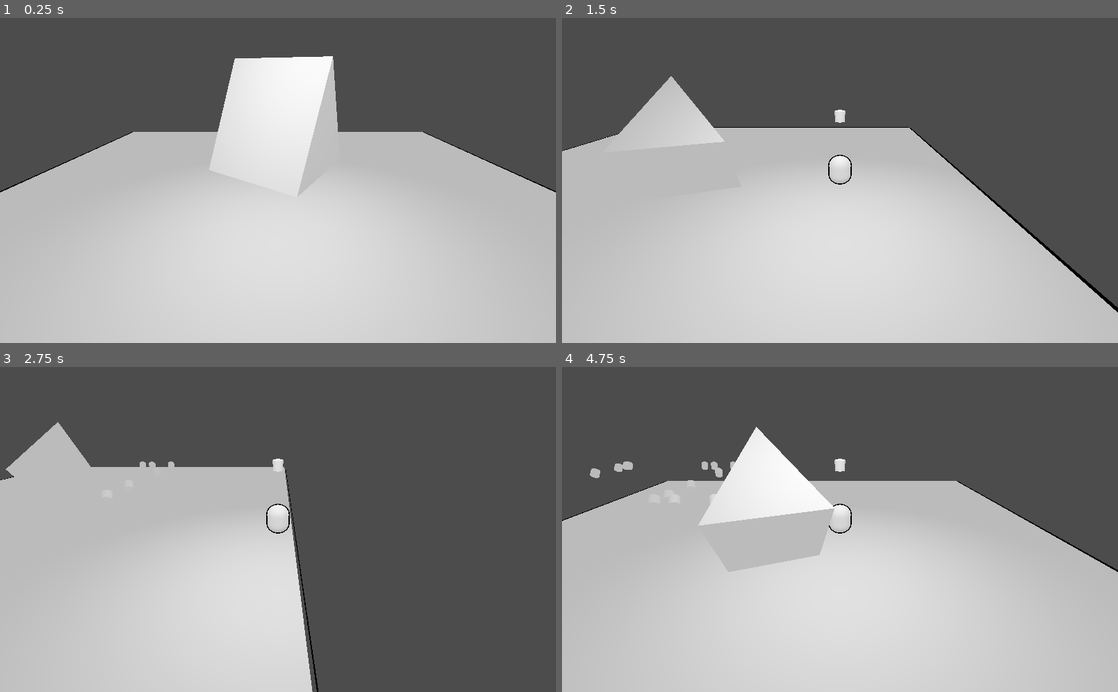
Above: before the commit, frames 1-4 (two rows, left to right).
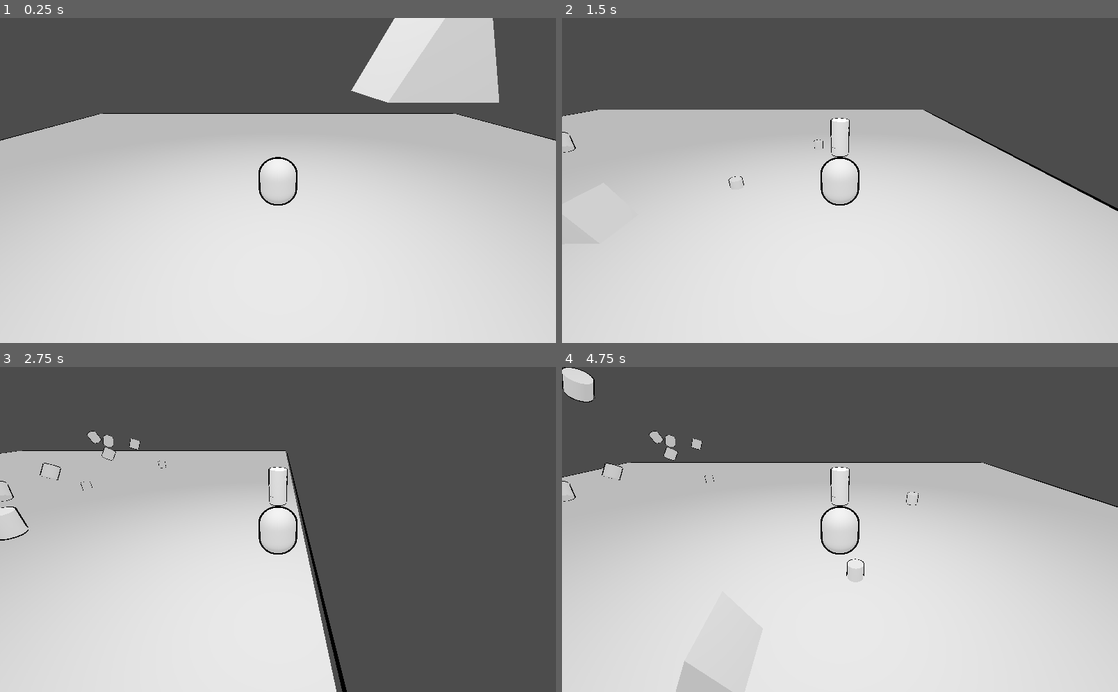
Above: after the commit, the same moments.

Repository: dralimazing/itsnotgripping
Game: Godot game, scene res://RoomRoot.tscn
The game is run twice, just before and just after one commit, with the same random seed, the same clock (stepped at 60 frames per second) and the same inputs.
Inputs (mouse positions are in pixels of both pictures, inside the frame that each line leads up to):
- Up to frame 1 (0.25 s): no input
- Up to frame 2 (1.5 s): tap Enter (ui_accept) at 0.5, 1.35 s; move the mouse to (962, 164) at 0.52 s; hold Right (ui_right) 0.53-1.28 s; hold Enter (ui_accept) 0.53-1.28 s; click (962, 164) at 0.67 s; move the mouse to (728, 196) at 1.27 s; hold Down (ui_down) from 1.28 s (still down); click (728, 196) at 1.42 s
- Up to frame 3 (2.75 s): tap Enter (ui_accept) at 1.52, 1.82 s; move the mouse to (333, 458) at 2.02 s; release Down (ui_down) at 2.03 s; hold Right (ui_right) from 2.03 s (still down); hold Enter (ui_accept) from 2.03 s (still down); click (333, 458) at 2.17 s
- Up to frame 4 (4.75 s): move the mouse to (812, 594) at 2.77 s; release Right (ui_right) at 2.78 s; release Enter (ui_accept) at 2.78 s; hold Up (ui_up) 2.78-3.53 s; tap Enter (ui_accept) at 2.85, 3.02, 3.32, 4.35, 4.52 s; click (812, 594) at 2.92 s; move the mouse to (1006, 578) at 3.52 s; hold Enter (ui_accept) 3.53-4.28 s; hold Left (ui_left) from 3.53 s (still down); click (1006, 578) at 3.67 s; move the mouse to (673, 480) at 4.27 s; click (673, 480) at 4.42 s

The runs differ from the first frame. In frame 1, 19% of the frame differs, in the area x 0-100%, y 0-100%; in frame 2, 12%; in frame 3, 5.6%; in frame 4, 16%.
Error after the commit: Invalid get index 'position' (on base: 'Dictionary'). (res://InterpolatedCamera.gd:37)

Commit message:
hinges and spawning stuff

Diff:
--- /dev/null
+++ b/InterpolatedCamera.gd
@@ -0,0 +1,50 @@
+extends InterpolatedCamera
+
+var mouse = Vector2();
+var spawnPos = Vector3();
+var spawnNorm = Vector3();
+
+var object = preload("res://instanceTest.tscn");
+var hingeObj = preload("res://hingeObject.tscn");
+var playerObj;
+
+
+
+func _input(event):
+	if event is InputEventMouse:
+		mouse = event.position
+	if event is InputEventMouseButton and event.is_pressed():
+		if event.button_index == BUTTON_LEFT:
+			getSelection();
+			createIns(spawnPos,spawnNorm);
+
+
+# Called when the node enters the scene tree for the first time.
+func _ready():
+	 playerObj = get_tree().root.get_node('RoomRoot/Spatial');
+
+
+# Called every frame. 'delta' is the elapsed time since the previous frame.
+#func _process(delta):
+#	pass
+
+func getSelection():
+	var worldSpace = get_world().direct_space_state;
+	var start = project_ray_origin(mouse);
+	var end = project_position(mouse, 1000);
+	var result = worldSpace.intersect_ray(start, end);
+	print(result);
+	spawnPos = result.position;
+	spawnNorm = result.normal;
+
+func createIns(pos, rot):
+	var newThing = object.instance();
+	var newHinge = hingeObj.instance();
+	get_tree().root.add_child(newHinge);
+	get_tree().root.add_child(newThing);
+	newThing.global_translation = pos;
+	newThing.global_rotation = rot;
+	newThing.scale= Vector3(0.1,0.1,0.1);
+	newHinge.global_translation = pos;
+	newHinge.set('nodes/node_a', playerObj.get_path());
+	newHinge.set("nodes/node_b", newThing.get_path());
--- a/RayCast.gd
+++ b/RayCast.gd
@@ -14,12 +14,12 @@
 
 # Called when the node enters the scene tree for the first time.
 func _process(delta):
-	print(positions);
-	print(normal);
+#	print(positions);
+#	print(normal);
 	positions = get_collision_point();
 	normal = get_collision_normal();
-	get_node("CSGMesh").global_translation = positions;
-	get_node("CSGMesh").global_rotation = normal;
+#	get_node("Spatial").global_translation = positions;
+#	get_node("Spatial").global_rotation = normal;
 
 
 func createIns(pos, rot):
--- a/RoomRoot.tscn
+++ b/RoomRoot.tscn
@@ -1,8 +1,9 @@
-[gd_scene load_steps=10 format=2]
+[gd_scene load_steps=12 format=2]
 
 [ext_resource path="res://player.gd" type="Script" id=1]
 [ext_resource path="res://RayCast.gd" type="Script" id=2]
 [ext_resource path="res://toon.tres" type="Material" id=3]
+[ext_resource path="res://InterpolatedCamera.gd" type="Script" id=4]
 
 [sub_resource type="BoxShape" id=1]
 extents = Vector3( 1, 0.0687856, 1 )
@@ -11,16 +12,19 @@
 size = Vector3( 20, 20, 20 )
 
 [sub_resource type="CapsuleShape" id=3]
-radius = 1.04936
-height = 0.166873
+radius = 0.247597
+height = 0.48904
 
 [sub_resource type="CapsuleMesh" id=4]
-
-[sub_resource type="PrismMesh" id=5]
 
 [sub_resource type="Environment" id=6]
 ambient_light_color = Color( 1, 1, 1, 1 )
 ambient_light_energy = 0.5
+
+[sub_resource type="PrismMesh" id=5]
+
+[sub_resource type="BoxShape" id=7]
+margin = 0.1
 
 [node name="RoomRoot" type="Spatial"]
 
@@ -49,10 +53,11 @@
 material = ExtResource( 3 )
 
 [node name="InterpolatedCamera" type="InterpolatedCamera" parent="KinematicBody"]
-transform = Transform( 0.997277, 0, 0, 0, 0.89513, 0.439663, 0, -0.439663, 0.89513, 0, 1.94019, 4.55235 )
+transform = Transform( 0.997277, 0, 0, 0, 0.895131, 0.439663, 0, -0.439663, 0.895131, 0, 1.29457, 2.68376 )
 current = true
 target = NodePath("..")
 process_mode = 0
+script = ExtResource( 4 )
 
 [node name="SpotLight" type="SpotLight" parent="KinematicBody"]
 transform = Transform( 0.997277, 0, 0, 0, 0.424935, 0.902215, 0, -0.902215, 0.424935, 0, 4.98751, 2.44241 )
@@ -65,10 +70,18 @@
 cast_to = Vector3( 0, -2.864, 0 )
 script = ExtResource( 2 )
 
-[node name="CSGMesh" type="CSGMesh" parent="RayCast"]
-transform = Transform( 0.371143, 0, 0, 0, 0.310618, 0, 0, 0, 0.310618, 0, 3.98054, 1.32389 )
+[node name="WorldEnvironment" type="WorldEnvironment" parent="."]
+environment = SubResource( 6 )
+
+[node name="Spatial" type="RigidBody" parent="."]
+transform = Transform( 1, 0, 0, 0, 1, 0, 0, 0, 1, 0.736323, 2.25778, 1.32389 )
+mass = 5.0
+
+[node name="CSGMesh" type="CSGMesh" parent="Spatial"]
+transform = Transform( 0.247944, 0, 0, 0, 0.247944, 0, 0, 0, 0.28762, 0, 0, 0 )
 calculate_tangents = false
 mesh = SubResource( 5 )
 
-[node name="WorldEnvironment" type="WorldEnvironment" parent="."]
-environment = SubResource( 6 )
+[node name="CollisionShape" type="CollisionShape" parent="Spatial"]
+transform = Transform( 0.247944, 0, 0, 0, 0.247944, 0, 0, 0, 0.28762, 0, 0, 0 )
+shape = SubResource( 7 )
--- /dev/null
+++ b/hingeObject.tscn
@@ -0,0 +1,6 @@
+[gd_scene format=2]
+
+[node name="higne" type="ConeTwistJoint"]
+collision/exclude_nodes = false
+softness = 2.86
+relaxation = 2.99
--- a/instanceTest.tscn
+++ b/instanceTest.tscn
@@ -1,8 +1,20 @@
-[gd_scene load_steps=2 format=2]
+[gd_scene load_steps=4 format=2]
+
+[ext_resource path="res://toon.tres" type="Material" id=1]
 
 [sub_resource type="CylinderMesh" id=1]
 
-[node name="Spatial" type="Spatial"]
+[sub_resource type="CylinderShape" id=2]
+
+[node name="Spatial" type="RigidBody"]
+mass = 0.1
+axis_lock_angular_x = true
+axis_lock_angular_y = true
+axis_lock_angular_z = true
 
 [node name="CSGMesh" type="CSGMesh" parent="."]
 mesh = SubResource( 1 )
+material = ExtResource( 1 )
+
+[node name="CollisionShape" type="CollisionShape" parent="."]
+shape = SubResource( 2 )
--- a/project.godot
+++ b/project.godot
@@ -10,7 +10,7 @@
 
 [application]
 
-config/name="Survival Mobile"
+config/name="its not gripping"
 run/main_scene="res://RoomRoot.tscn"
 config/icon="res://icon.png"
 
